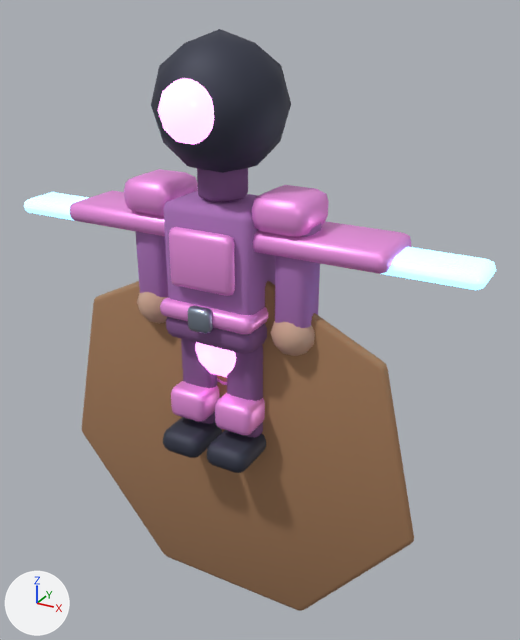
A saved change to the Blender file assets-source/blender/characters/flyingBomber.blend.
One viewpoint serves both versions: a 50 mm lens placed at (1.69, -2.72, 2.1), pointed at (0.12, 0.13, 0.67). Arrows for +X, +Y and +Z are at lower left; the lights stay in place. The picture after the commit comes second.

Objects in the first picture: 'arm.R', 'boot.R', 'chestPanel', 'crest.core', 'crest.coreGlow', 'shoulder.L', 'shoulder.R', 'torso', 'weapon.shaft', 'wing.-1.inner', 'wing.1.inner', 'wing.1.outer' and 14 more.
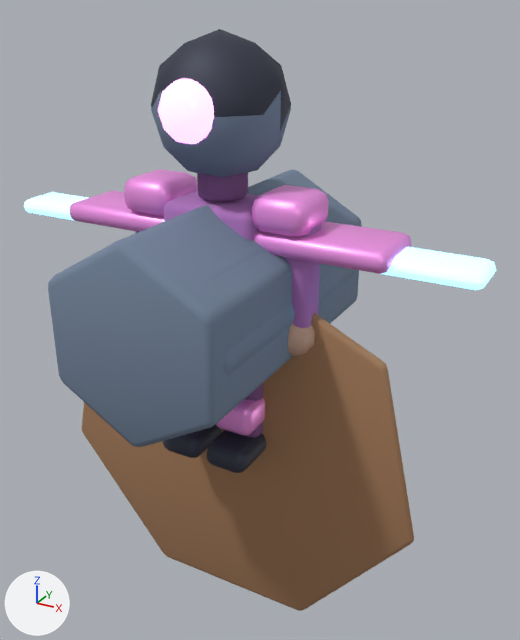
Pixel boxes (x1, y1, x2, y2) of what changed, in the pictures (520 x 640 px):
```json
{"object": "LOD2_PROXY_body", "change": "added", "after": [48, 169, 362, 447]}
{"object": "LOD2_PROXY_head", "change": "added", "after": [151, 91, 291, 177]}
{"object": "LOD1_PROXY_body", "change": "added", "after": [191, 203, 356, 376]}
{"object": "torso", "change": "unchanged, covered by the edit", "before": [163, 190, 276, 315], "after": [163, 190, 258, 240]}
{"object": "chestPanel", "change": "unchanged, covered by the edit", "before": [169, 227, 235, 296]}
{"object": "arm.L", "change": "unchanged, covered by the edit", "before": [135, 231, 168, 297]}
{"object": "tunicHem", "change": "unchanged, covered by the edit", "before": [166, 317, 267, 354]}
```

Edits to the scene script, one JSON object a line:
```json
{"op": "add", "block": "mat_mat_lodproxy", "code": ["mat_mat_lodproxy = principled_material('MAT_LODProxy')", "mat_mat_lodproxy.base_color = (0.18, 0.24, 0.34)  # greyish blue #76869e", "mat_mat_lodproxy.metallic = 0.05", "mat_mat_lodproxy.roughness = 0.92"]}
{"op": "add", "block": "me_icosphere_175", "code": ["me_icosphere_175 = bpy.data.meshes.new('Icosphere.175')", "me_icosphere_175.from_pydata(...)  # an icosphere of 80 faces spanning x -0.285..0.285, y -0.3..0.3, z -0.3..0.3", "me_icosphere_175.polygons.foreach_set('use_smooth', [True] * 80)", "me_icosphere_175.materials.append(mat_mat_lodproxy)  # greyish blue #76869e"]}
{"op": "add", "block": "me_cylinder_103", "code": ["me_cylinder_103 = bpy.data.meshes.new('Cylinder.103')", "me_cylinder_103.from_pydata(...)  # a 6-sided cylinder along z spanning x -0.4..0.4, y -0.46..0.46, z -0.75..0.75", "me_cylinder_103.polygons.foreach_set('use_smooth', [True] * 8)", "me_cylinder_103.materials.append(mat_mat_lodproxy)  # greyish blue #76869e"]}
{"op": "add", "block": "me_cylinder_102", "code": ["me_cylinder_102 = bpy.data.meshes.new('Cylinder.102')", "me_cylinder_102.from_pydata(...)  # an 8-sided cylinder along z spanning x -0.42..0.42, y -0.42..0.42, z -0.675..0.675", "me_cylinder_102.polygons.foreach_set('use_smooth', [True] * 10)", "me_cylinder_102.materials.append(mat_mat_lodproxy)  # greyish blue #76869e"]}
{"op": "add", "block": "ob_lod2_proxy_head", "code": ["ob_lod2_proxy_head = bpy.data.objects.new('LOD2_PROXY_head', me_icosphere_175)", "ob_lod2_proxy_head.parent = ob_lod2", "ob_lod2_proxy_head.location = (0.0, 1.68, 0.0)", "_m = ob_lod2_proxy_head.modifiers.new('soft bevel', 'BEVEL')", "_m.width = 0.02", "_m.width_pct = 0.02", "_m.segments = 2"]}
{"op": "add", "block": "ob_lod2_proxy_body", "code": ["ob_lod2_proxy_body = bpy.data.objects.new('LOD2_PROXY_body', me_cylinder_103)", "ob_lod2_proxy_body.parent = ob_lod2", "ob_lod2_proxy_body.location = (0.0, 0.84, 0.0)", "_m = ob_lod2_proxy_body.modifiers.new('soft bevel', 'BEVEL')", "_m.width = 0.035", "_m.width_pct = 0.035", "_m.segments = 2"]}
{"op": "add", "block": "ob_lod1_proxy_body", "code": ["ob_lod1_proxy_body = bpy.data.objects.new('LOD1_PROXY_body', me_cylinder_102)", "ob_lod1_proxy_body.parent = ob_lod1", "ob_lod1_proxy_body.location = (0.0, 0.84, 0.0)", "_m = ob_lod1_proxy_body.modifiers.new('soft bevel', 'BEVEL')", "_m.width = 0.035", "_m.width_pct = 0.035", "_m.segments = 2"]}
```
